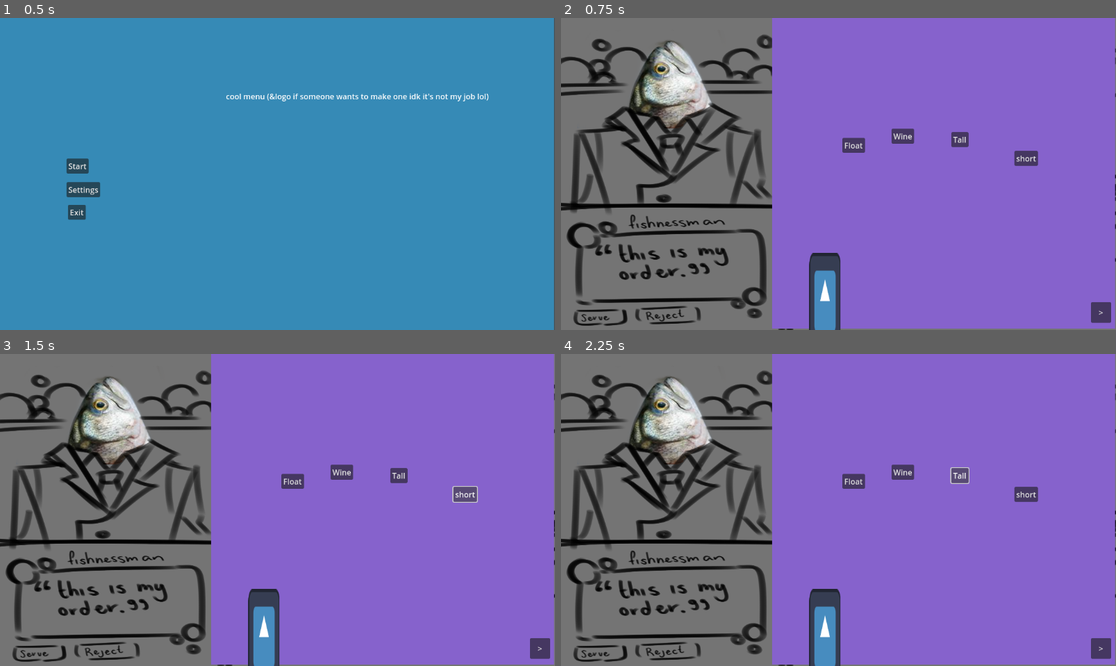
Above: before the commit, frames 1-4 (two rows, left to right).
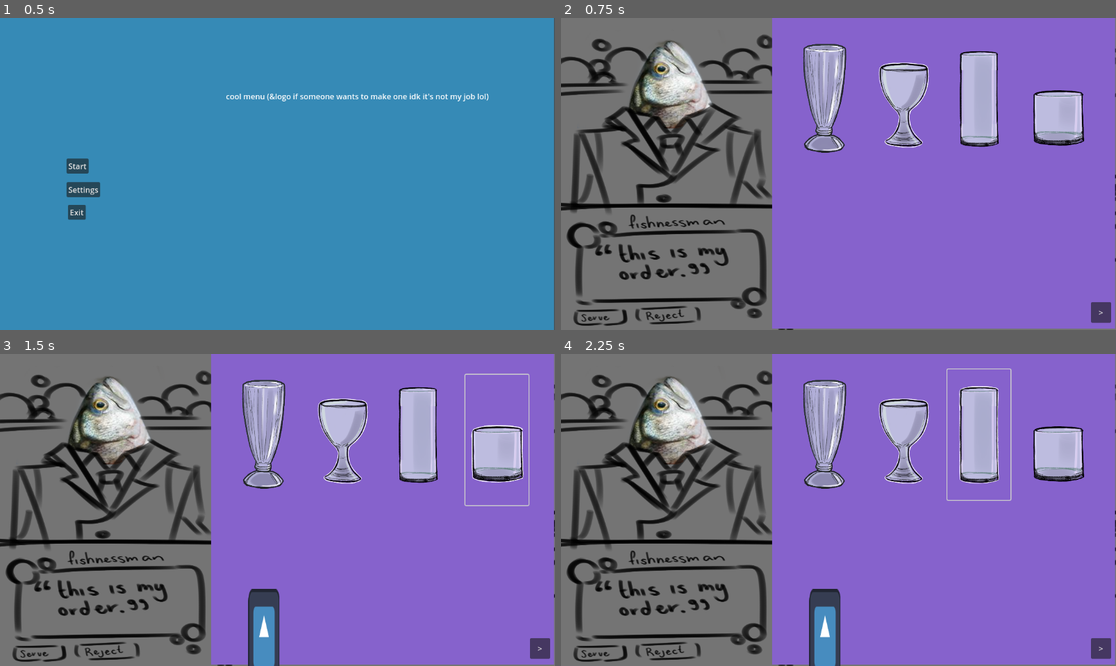
Above: after the commit, the same moments.

Repository: NagareNegishi/GGJ-Bar-acuda
Game: Godot game, scene res://Scenes/menu.tscn
Two runs of this game, one before a commit and one after it. Both use one fixed random seed, a clock stepped at 60 frames per second and the inputs below. The project has no main scene, so this scene is started directly. The engine's default icon, where the game draws it, is replaced by a stand-in: a white triangle on a blue panel in a dark square.
Inputs (mouse positions are in pixels of both pictures, inside the frame that each line leads up to; where the layout moved, square brackets give the same spot in the first picture):
- Up to frame 1 (0.5 s): no input
- Up to frame 2 (0.75 s): click "Start" at 0.5 s
- Up to frame 3 (1.5 s): click (499, 441) [466, 494] at 1.25 s
- Up to frame 4 (2.25 s): click (977, 435) [960, 475] at 2 s

Frame 1 is identical in both runs. In frame 2, 9.2% of the frame differs, in the area x 43-95%, y 8-100%; in frame 3, 8.2%; in frame 4, 8.2%.

Commit message:
glass shaped buttons

Diff:
--- a/Scenes/Game/Activities/Glasses_Cups_Bottles.tscn
+++ b/Scenes/Game/Activities/Glasses_Cups_Bottles.tscn
@@ -1,4 +1,39 @@
-[gd_scene format=3 uid="uid://tqnkpcyhy8g"]
+[gd_scene load_steps=17 format=3 uid="uid://tqnkpcyhy8g"]
+
+[ext_resource type="Texture2D" uid="uid://do007i1c42uv1" path="res://Assets/Images/Glasses/wideglass.png" id="1_u650u"]
+[ext_resource type="Texture2D" uid="uid://bt3npp84v8t7d" path="res://Assets/Images/Glasses/wideglassNOwhiteline.png" id="2_t238c"]
+[ext_resource type="Texture2D" uid="uid://bmdxgvyjxt1gh" path="res://Assets/Images/Glasses/tallglass.png" id="3_jkh6u"]
+[ext_resource type="Texture2D" uid="uid://yl3s0igvrqji" path="res://Assets/Images/Glasses/tallglassNOwhiteline.png" id="4_a7aiy"]
+[ext_resource type="Texture2D" uid="uid://6iyyflda84ef" path="res://Assets/Images/Glasses/milkshakeglass.png" id="5_qfq0k"]
+[ext_resource type="Texture2D" uid="uid://b7aifpvp8xpen" path="res://Assets/Images/Glasses/sundaeglass.png" id="5_sracf"]
+[ext_resource type="Texture2D" uid="uid://3i1hjw1fffd0" path="res://Assets/Images/Glasses/milkshakeglassNOwhiteline.png" id="6_s6dib"]
+[ext_resource type="Texture2D" uid="uid://d0y15bghpmaov" path="res://Assets/Images/Glasses/sundaeglassNOwhiteline.png" id="6_u83rm"]
+
+[sub_resource type="StyleBoxTexture" id="StyleBoxTexture_hke8l"]
+texture = ExtResource("1_u650u")
+axis_stretch_horizontal = 2
+axis_stretch_vertical = 2
+
+[sub_resource type="StyleBoxTexture" id="StyleBoxTexture_56bdf"]
+texture = ExtResource("2_t238c")
+
+[sub_resource type="StyleBoxTexture" id="StyleBoxTexture_6xyt5"]
+texture = ExtResource("3_jkh6u")
+
+[sub_resource type="StyleBoxTexture" id="StyleBoxTexture_hq0b1"]
+texture = ExtResource("4_a7aiy")
+
+[sub_resource type="StyleBoxTexture" id="StyleBoxTexture_epce8"]
+texture = ExtResource("5_sracf")
+
+[sub_resource type="StyleBoxTexture" id="StyleBoxTexture_exr2l"]
+texture = ExtResource("6_u83rm")
+
+[sub_resource type="StyleBoxTexture" id="StyleBoxTexture_mfm7l"]
+texture = ExtResource("5_qfq0k")
+
+[sub_resource type="StyleBoxTexture" id="StyleBoxTexture_bdk25"]
+texture = ExtResource("6_s6dib")
 
 [node name="GlassesCupsBottles" type="Node2D"]
 
@@ -9,29 +44,33 @@
 color = Color(0.524456, 0.385668, 0.801462, 1)
 
 [node name="ShortGlassBtn" type="Button" parent="."]
-offset_left = 941.0
-offset_top = 276.0
-offset_right = 990.0
-offset_bottom = 307.0
-text = "short"
+offset_left = 966.0
+offset_top = 43.0
+offset_right = 1097.0
+offset_bottom = 314.0
+theme_override_styles/hover = SubResource("StyleBoxTexture_hke8l")
+theme_override_styles/normal = SubResource("StyleBoxTexture_56bdf")
 
 [node name="TallGlassBtn" type="Button" parent="."]
-offset_left = 810.0
-offset_top = 237.0
-offset_right = 846.0
-offset_bottom = 268.0
-text = "Tall"
+offset_left = 802.0
+offset_top = 32.0
+offset_right = 933.0
+offset_bottom = 303.0
+theme_override_styles/hover = SubResource("StyleBoxTexture_6xyt5")
+theme_override_styles/normal = SubResource("StyleBoxTexture_hq0b1")
 
 [node name="WineGlassBtn" type="Button" parent="."]
-offset_left = 686.0
-offset_top = 230.0
-offset_right = 733.0
-offset_bottom = 261.0
-text = "Wine"
+offset_left = 644.0
+offset_top = 32.0
+offset_right = 775.0
+offset_bottom = 303.0
+theme_override_styles/hover = SubResource("StyleBoxTexture_epce8")
+theme_override_styles/normal = SubResource("StyleBoxTexture_exr2l")
 
 [node name="FloatGlassBtn" type="Button" parent="."]
-offset_left = 584.0
-offset_top = 249.0
-offset_right = 631.0
-offset_bottom = 280.0
-text = "Float"
+offset_left = 479.0
+offset_top = 32.0
+offset_right = 610.0
+offset_bottom = 303.0
+theme_override_styles/hover = SubResource("StyleBoxTexture_mfm7l")
+theme_override_styles/normal = SubResource("StyleBoxTexture_bdk25")
--- a/Scenes/Game/Activities/User_Drink.tscn
+++ b/Scenes/Game/Activities/User_Drink.tscn
@@ -16,10 +16,13 @@
 script = ExtResource("3_asv1u")
 
 [node name="Soda" type="Sprite2D" parent="Glass"]
+visible = false
 
 [node name="Ice" type="Sprite2D" parent="Glass"]
+visible = false
 
 [node name="Straw" type="Sprite2D" parent="Glass"]
+visible = false
 
 [node name="DrinkArea" type="Area2D" parent="."]
 position = Vector2(0, -2.27374e-13)
--- a/Scenes/Game/Activities/user_drink.gd
+++ b/Scenes/Game/Activities/user_drink.gd
@@ -43,6 +43,7 @@
 func _ready() -> void:
 	pass
 	#glass_sprite.hide()
+	#$DrinkArea.hide()
 
 
 # Called every frame. 'delta' is the elapsed time since the previous frame.
--- a/Scenes/Game/drink_building.gd
+++ b/Scenes/Game/drink_building.gd
@@ -13,7 +13,7 @@
 var curr_act_state =  ActivityStates.GLASS;
 # Called when the node enters the scene tree for the first time.
 func _ready() -> void:
-	pass # Replace with function body.
+	user_drink.hide()
 
 
 # Called every frame. 'delta' is the elapsed time since the previous frame.
@@ -46,7 +46,7 @@
 
 func _on_short_glass_btn_pressed() -> void:
 	user_drink.selected_glass = user_drink.GlassTypes.SHORT
-	user_drink.glass_sprite.show()
+	user_drink.show()
 	print("short glass selected")
 
 func _on_tall_glass_btn_pressed() -> void:
@@ -56,12 +56,12 @@
 
 func _on_wine_glass_btn_pressed() -> void:
 	user_drink.selected_glass = user_drink.GlassTypes.WINE
-	user_drink.glass_sprite.show()
+	user_drink.show()
 	print("wine glass selected")
 
 func _on_float_glass_btn_pressed() -> void:
 	user_drink.selected_glass = user_drink.GlassTypes.FLOAT
-	user_drink.glass_sprite.show()
+	user_drink.show()
 	print("float glass selected")
 
 ###SODA SELECTION###
Binary file added: Assets/Images/Glasses/milkshakeglass.png
Not shown, added: Assets/Images/Glasses/milkshakeglass.png.import
Binary file added: Assets/Images/Glasses/milkshakeglassNOwhiteline.png
Not shown, added: Assets/Images/Glasses/milkshakeglassNOwhiteline.png.import
Binary file added: Assets/Images/Glasses/sundaeglass.png
Not shown, added: Assets/Images/Glasses/sundaeglass.png.import
Binary file added: Assets/Images/Glasses/sundaeglassNOwhiteline.png
Not shown, added: Assets/Images/Glasses/sundaeglassNOwhiteline.png.import
Binary file added: Assets/Images/Glasses/tallglass.png
Not shown, added: Assets/Images/Glasses/tallglass.png.import
Binary file added: Assets/Images/Glasses/tallglassNOwhiteline.png
Not shown, added: Assets/Images/Glasses/tallglassNOwhiteline.png.import
(and 5 more such lines)
